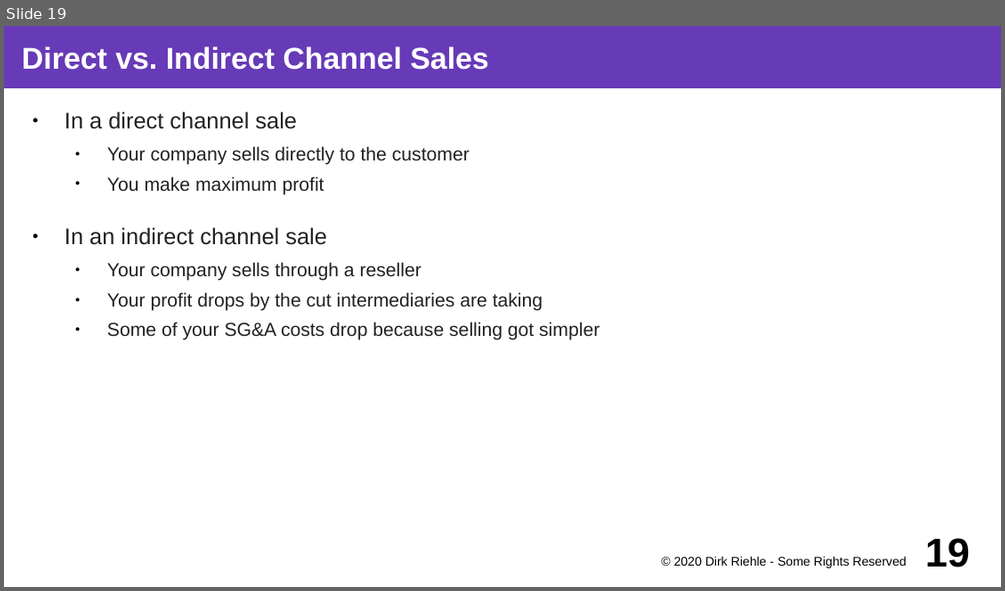
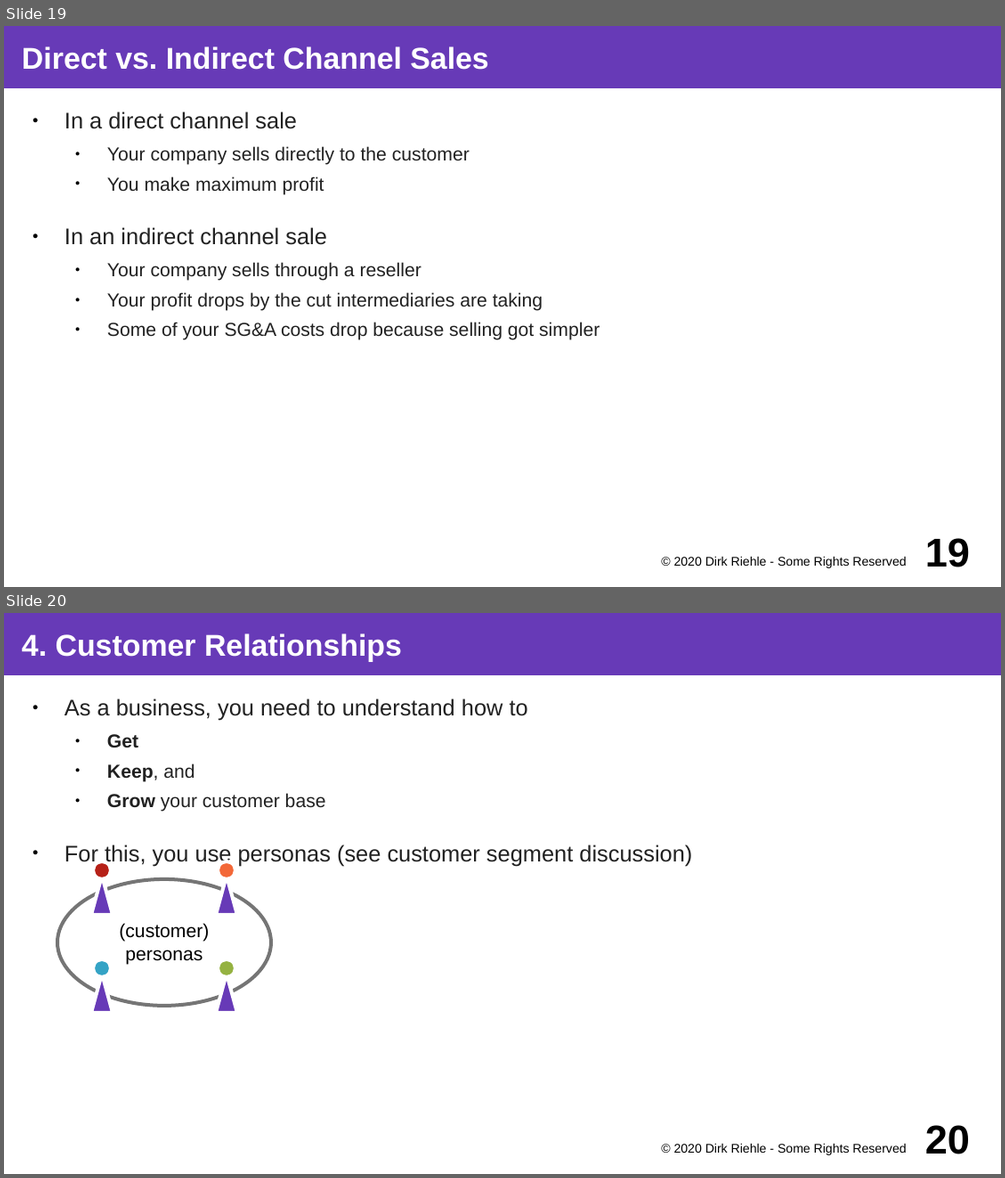
Before and after one commit to dirkriehle/coss-course, a slide deck: Lecture slides/COSS B04 - Business Models.odp. Shown one above the other, each under a label of ours: slide 19 before the commit, slides 19 and 20 after it. The pictures are 1005x591 and 1005x1178 pixels, drawn with LibreOffice and Linux fonts; fonts in the diff are those of the drawing. Boxes give left, top, right and bottom in pixels: in the first picture for what was removed or moved away, otherwise in the second. Text is boxed around its words. In the diff, an @@ line names an element or a change of style, - is before the commit and + after.

Commit message:
Working on the business model section before returning to the startup search process.

```diff
--- a/Lecture slides/COSS B04 - Business Models.odp
+++ b/Lecture slides/COSS B04 - Business Models.odp
@@ slide 20 added at box(4, 613, 1001, 1174), background #FFFFFF @@
@@ title added at box(4, 613, 1001, 675), fill #673AB7, 24 pt, text #FFFFFF, bold @@
+4. Customer Relationships
@@ text added at box(65, 698, 692, 866), 18 pt, text #212121 @@
+● As a business, you need to understand how to
+  ● Get
+  ● Keep, and
+  ● Grow your customer base
+● For this, you use personas (see customer segment discussion)
@@ group added at box(57, 861, 271, 1013): 5 ellipses, 4 triangles, 1 text @@
+(customer)
+personas
@@ text added at box(674, 1143, 906, 1155), 10 pt, text #000000 @@
+© 2020 Dirk Riehle - Some Rights Reserved
@@ page number added at box(925, 1125, 970, 1154), 32 pt, text #000000, bold @@
+20
```
Also in this commit, not shown: 14 other slides added, 1 other file.
